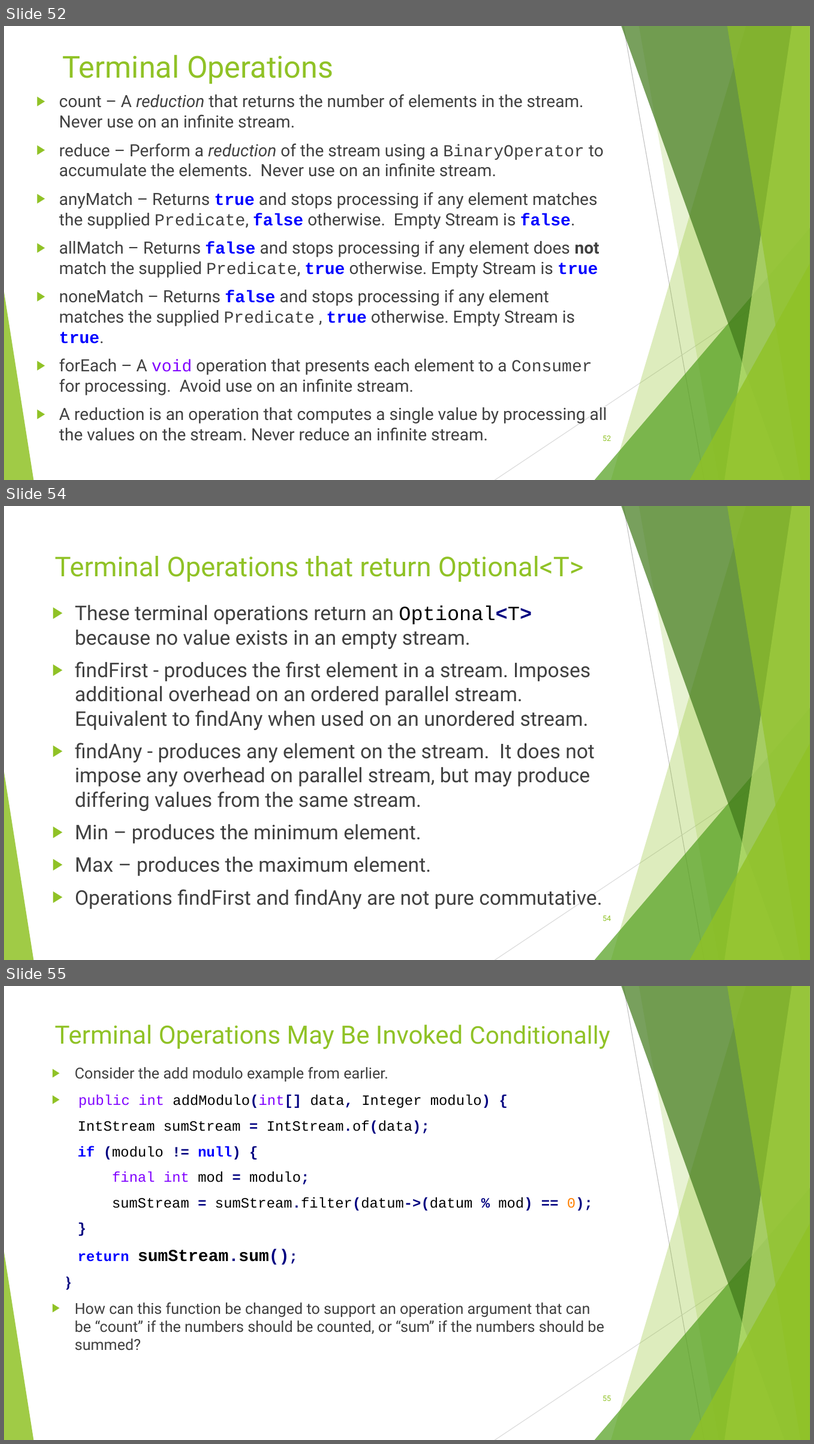
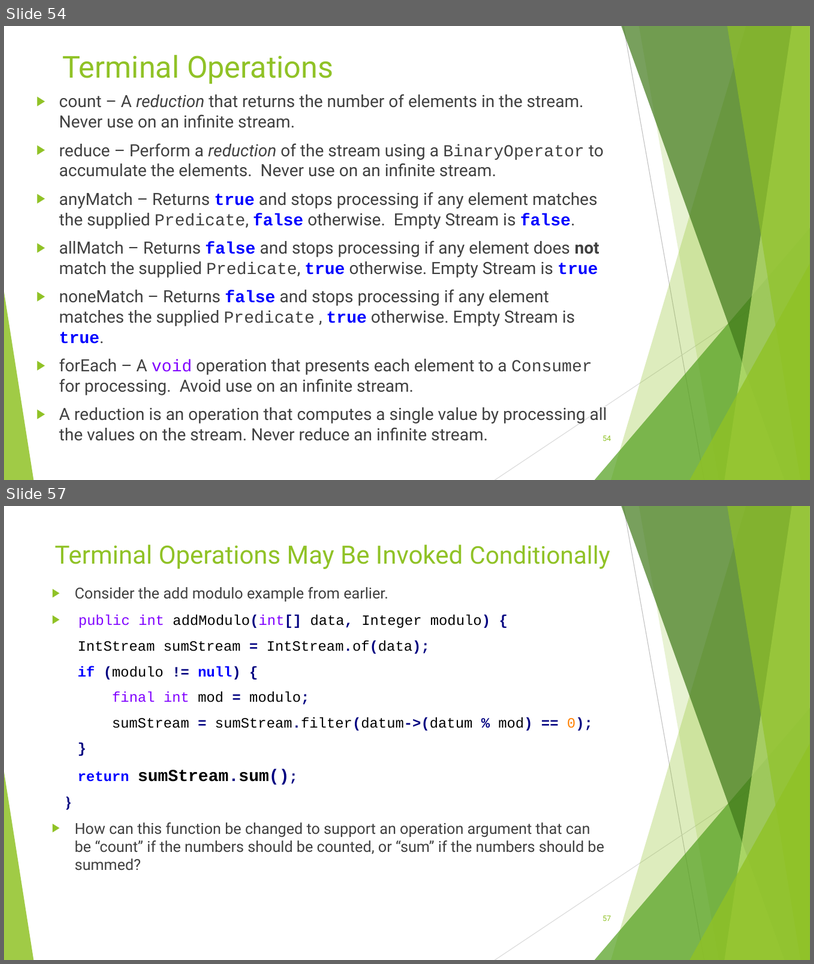
Before and after one commit to RichardRoda/2017-CodePaLOUsa-Lambda, a slide deck: Learning to Love the Lambda in the Stream.pptx. Shown one above the other, each under a label of ours: slides 52, 54 and 55 before the commit, slides 54 and 57 after it; the slides between them are not shown. The pictures are 814x1444 and 814x964 pixels, drawn with LibreOffice and Linux fonts; fonts in the diff are those of the drawing. Boxes give left, top, right and bottom in pixels: in the first picture for what was removed or moved away, otherwise in the second. Text is boxed around its words. In the diff, an @@ line names an element or a change of style, - is before the commit and + after.

Commit message:
Change subtitle of presentation to better reflect that it has advanced concepts not just introductory.  Add slides detailing how to use the strategy pattern for streams both for intermediate operations as well as for the stream processing.

```diff
--- a/Learning to Love the Lambda in the Stream.pptx
+++ b/Learning to Love the Lambda in the Stream.pptx
@@ slide 54 removed at box(4, 506, 810, 960), background #FFFFFF; not listed: 10 template elements that a slide beside it also shows @@
@@ title removed at box(55, 556, 584, 582) @@
-Terminal Operations that return Optional<T>
@@ text removed at box(75, 605, 602, 909) @@
-▶ These terminal operations return an Optional<T> because no value exists in an empty stream.
-▶ findFirst - produces the first element in a stream. Imposes additional overhead on an ordered parallel stream. Equivalent to findAny when used on an unordered stream.
-▶ findAny - produces any element on the stream. It does not impose any overhead on parallel stream, but may produce differing values from the same stream.
-▶ Min – produces the minimum element.
-▶ Max – produces the maximum element.
-▶ Operations findFirst and findAny are not pure commutative.
@@ page number removed at box(603, 915, 611, 921) @@
-54
@@ what was slide 52 is now slide 54 @@
@@ page number at box(603, 435, 611, 441): text changed @@
-52
+54
@@ what was slide 55 is now slide 57 @@
@@ page number at box(603, 915, 611, 921): text changed @@
-55
+57
```
Also in this commit, not shown: 10 slides changed, 5 slides added, 1 other file.
